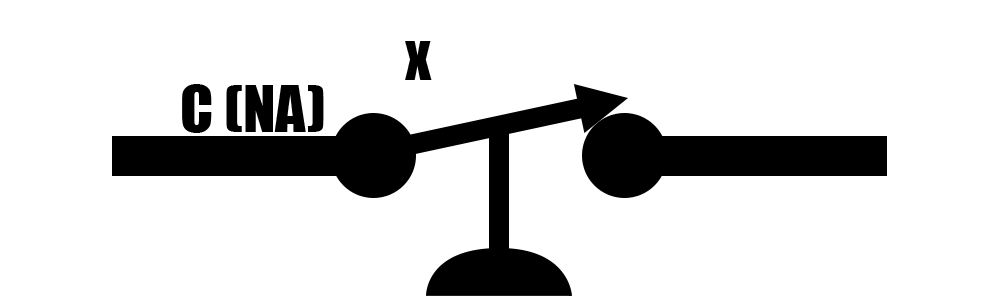
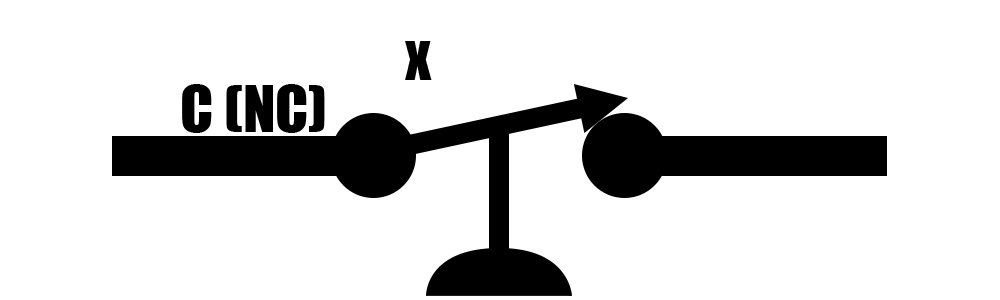
Layers edited between the first and the second 1000 × 300 image:
renamed "C (NA)" to "C (NC)", painted on it over [274, 84, 325, 133]
